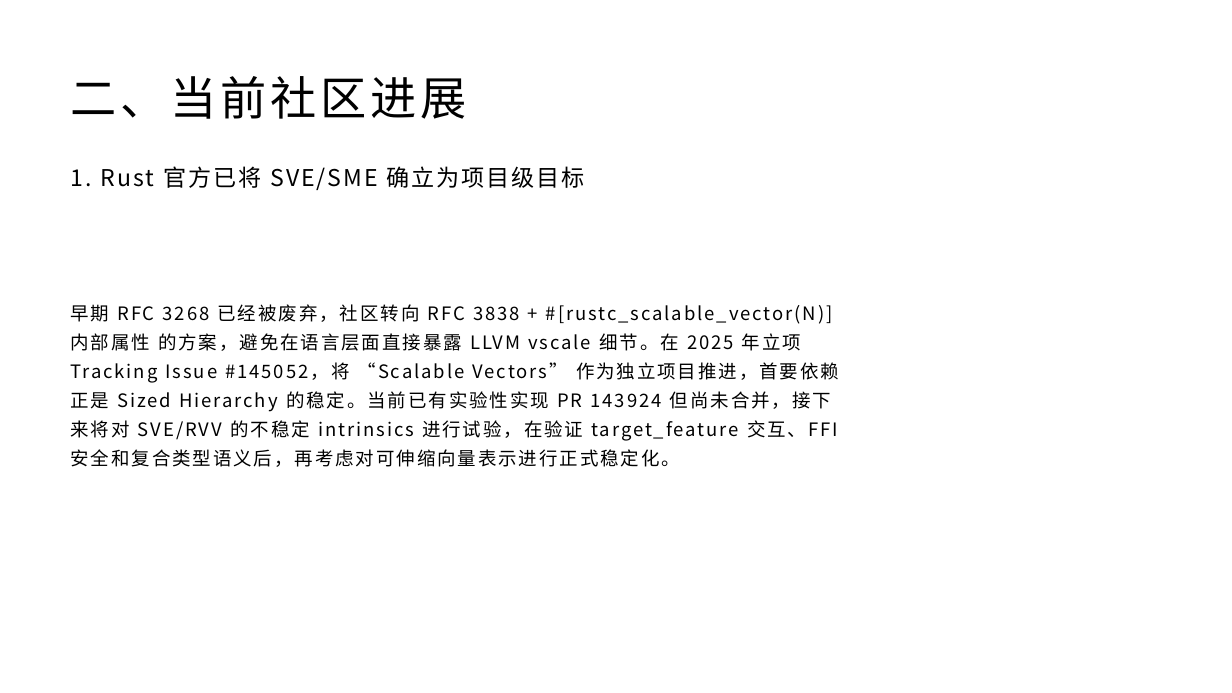
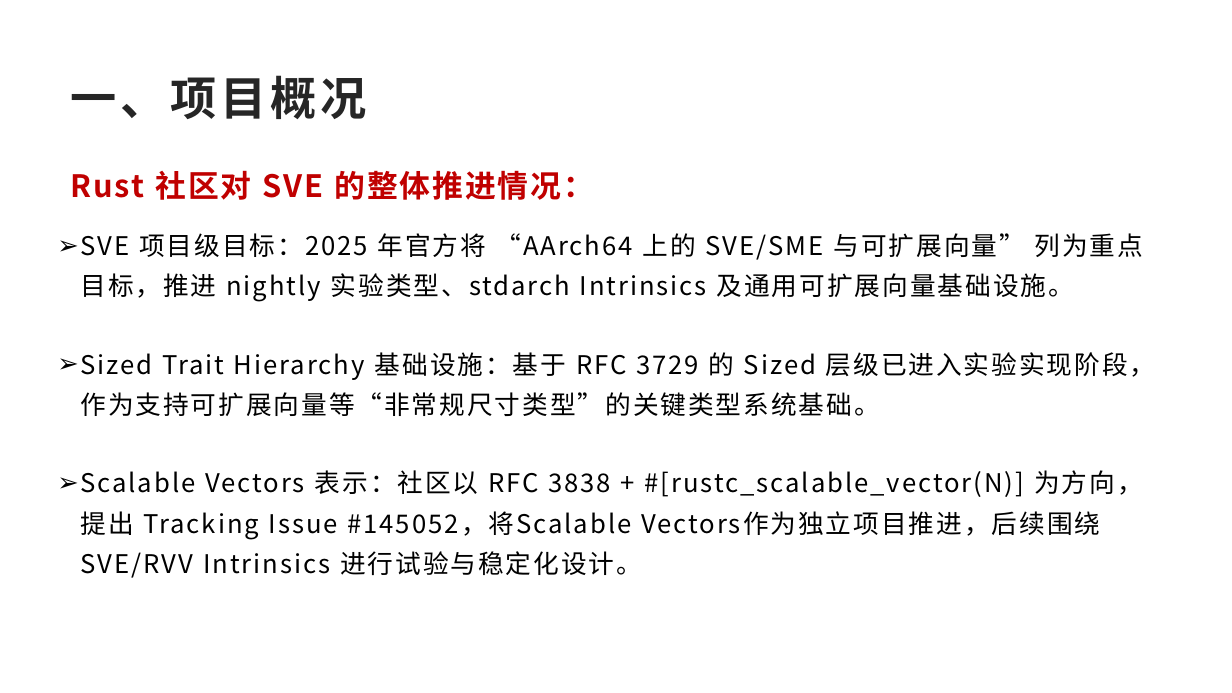
Before and after one commit to GWTINYC/rust, a slide deck: slide 4 of Rust Report.pptx. Drawn at 1232x693 pixels with LibreOffice and Linux fonts; fonts in the diff are those of the drawing. Boxes give left, top, right and bottom in pixels: in the first picture for what was removed or moved away, otherwise in the second. Text is boxed around its words. In the diff, an @@ line names an element or a change of style, - is before the commit and + after.

```diff
--- a/Rust Report.pptx
+++ b/Rust Report.pptx
@@ title at <box>71,75,367,119</box>: text changed; text colour #000000 to #262626; bold on @@
-二、当前社区进展
+一、项目概况
@@ text at <box>71,170,594,200</box>: text changed; size 18 to 24 pt; text colour #000000 to #C00000; bold on @@
-1. Rust 官方已将 SVE/SME 确立为项目级目标
+Rust 社区对 SVE 的整体推进情况：
@@ text at <box>80,233,1156,578</box>: text changed; size 14.4 to 20 pt @@
-早期 RFC 3268 已经被废弃，社区转向 RFC 3838 + #[rustc_scalable_vector(N)] 内部属性 的方案，避免在语言层面直接暴露 LLVM vscale 细节。在 2025 年立项 Tracking Issue #145052，将 “Scalable Vectors” 作为独立项目推进，首要依赖正是 Sized Hierarchy 的稳定。当前已有实验性实现 PR 143924 但尚未合并，接下来将对 SVE/RVV 的不稳定 intrinsics 进行试验，在验证 target_feature 交互、FFI 安全和复合类型语义后，再考虑对可伸缩向量表示进行正式稳定化。
+➢ SVE 项目级目标：2025 年官方将 “AArch64 上的 SVE/SME 与可扩展向量” 列为重点目标，推进 nightly 实验类型、stdarch Intrinsics 及通用可扩展向量基础设施。
+➢ Sized Trait Hierarchy 基础设施：基于 RFC 3729 的 Sized 层级已进入实验实现阶段，作为支持可扩展向量等“非常规尺寸类型”的关键类型系统基础。
+➢ Scalable Vectors 表示：社区以 RFC 3838 + #[rustc_scalable_vector(N)] 为方向，提出 Tracking Issue #145052，将Scalable Vectors作为独立项目推进，后续围绕 SVE/RVV Intrinsics 进行试验与稳定化设计。
```
Also in this commit, not shown: 7 other slides changed, 3 slides added, 2 slides removed.
